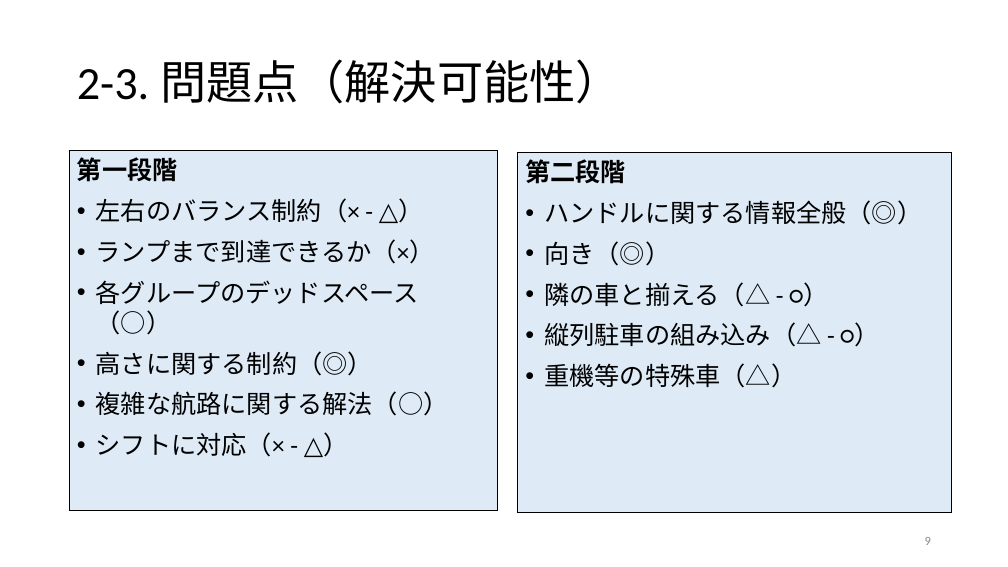
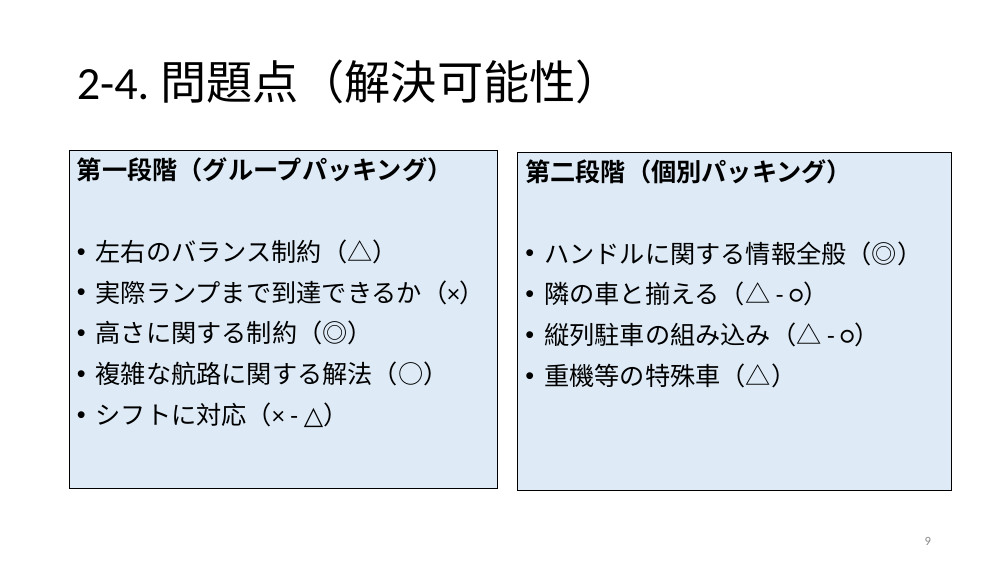
Before and after one commit to r-kurosu/kline, a slide deck: slide 9 of 0121結果レビュー.pptx. Drawn at 1008x567 pixels with LibreOffice and Linux fonts; fonts in the diff are those of the drawing. Boxes give left, top, right and bottom in pixels: in the first picture for what was removed or moved away, otherwise in the second. Text is boxed around its words. In the diff, an @@ line names an element or a change of style, - is before the commit and + after.

```diff
--- a/0121結果レビュー.pptx
+++ b/0121結果レビュー.pptx
@@ title at bbox=[77, 59, 622, 104]: text changed @@
-2-3. 問題点（解決可能性）
+2-4. 問題点（解決可能性）
@@ text "第一段階（グループパッキング）": place and size @@
-text "第一段階（グループパッキング）" at bbox=[70, 151, 498, 511]
+text "第一段階（グループパッキング）" at bbox=[70, 151, 498, 489]
@@ text at bbox=[77, 157, 485, 305]: text changed @@
-第一段階
-• 左右のバランス制約（× - △）
-• ランプまで到達できるか（×）
-• 各グループのデッドスペース（○）
+第一段階（グループパッキング）
+• 左右のバランス制約（△）
+• 実際ランプまで到達できるか（×）
@@ rectangle "第二段階（個別パッキング）": place and size @@
-rectangle "第二段階（個別パッキング）" at bbox=[518, 153, 952, 513]
+rectangle "第二段階（個別パッキング）" at bbox=[518, 153, 952, 491]
@@ text in rectangle at bbox=[525, 159, 852, 184]: text changed @@
-第二段階
+第二段階（個別パッキング）
@@ text in rectangle at bbox=[544, 241, 670, 266]: paragraph removed @@
-• 向き（◎）
```
Also in this commit, not shown: 4 other slides changed, 2 other files.
